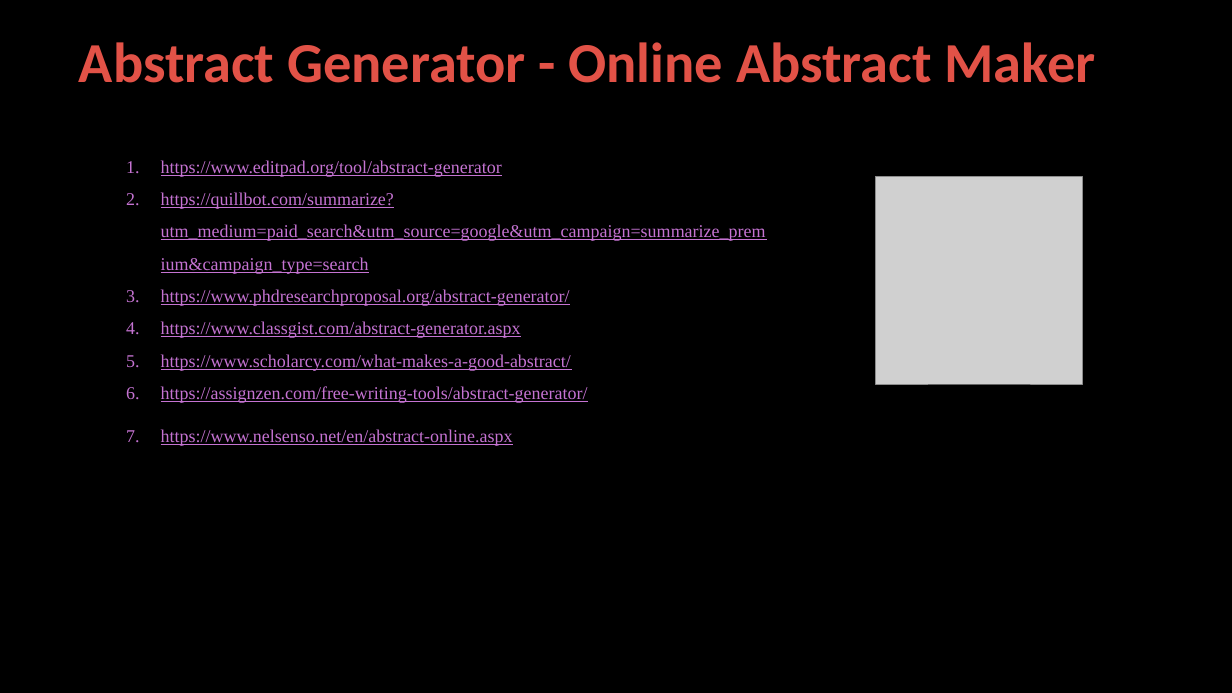
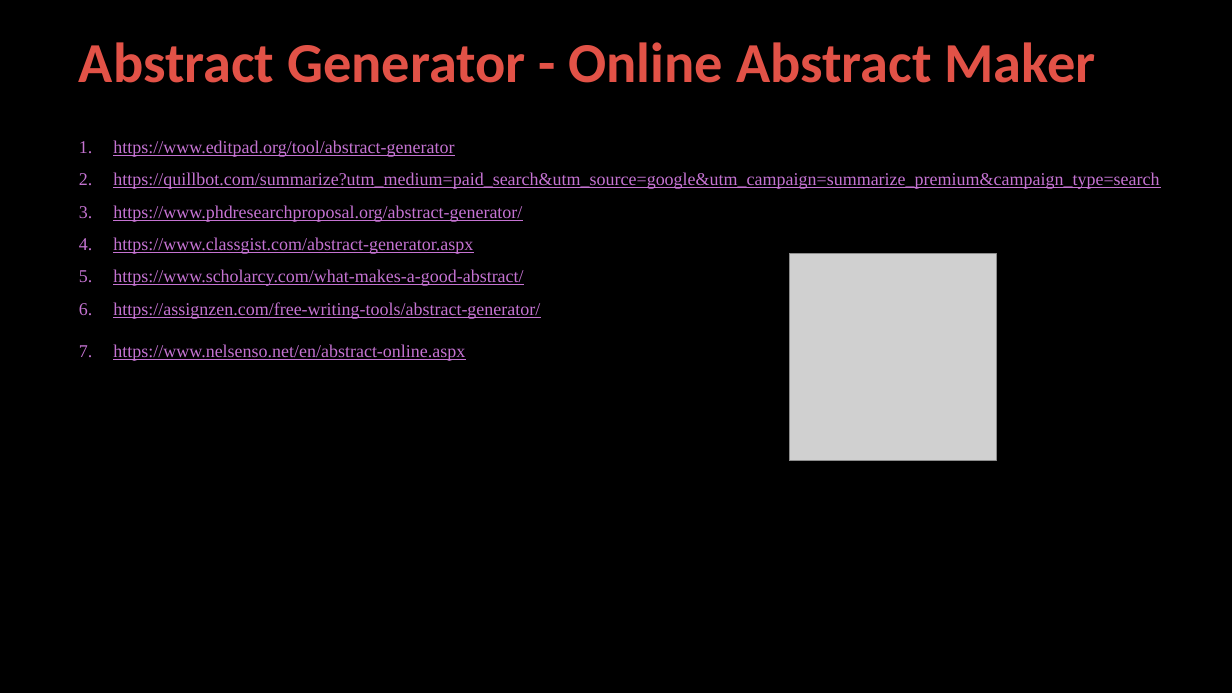
Before and after one commit to genakogan/Advanced-techniques-in-information-retrieval, a slide deck: slide 3 of FinalProject.pptx (slide 5 before the commit). Drawn at 1232x693 pixels with LibreOffice and Linux fonts; fonts in the diff are those of the drawing; grey boxes stand for pictures; background and template pictures are left out. Boxes give left, top, right and bottom in pixels: in the first picture for what was removed or moved away, otherwise in the second. Text is boxed around its words. In the diff, an @@ line names an element or a change of style, - is before the commit and + after.

```diff
--- a/FinalProject.pptx
+++ b/FinalProject.pptx
@@ text "https://www.editpad.org/tool/abstract-generator" rewrapped from [161, 160, 766, 446] to [113, 140, 1159, 361] @@
@@ picture: place and size @@
-picture at [876, 177, 1083, 384]
+picture at [789, 254, 996, 461]
```
Also in this commit, not shown: 5 other slides changed, 2 slides added, 14 other files.
